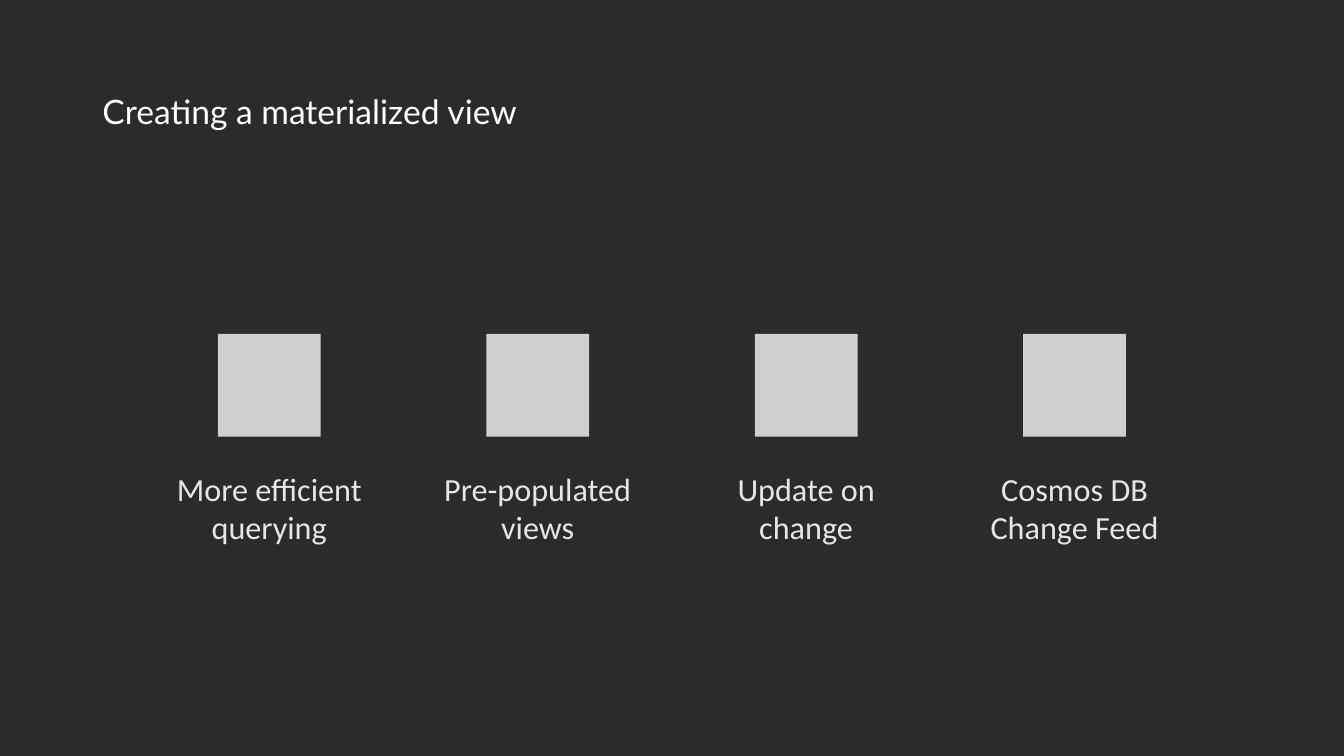
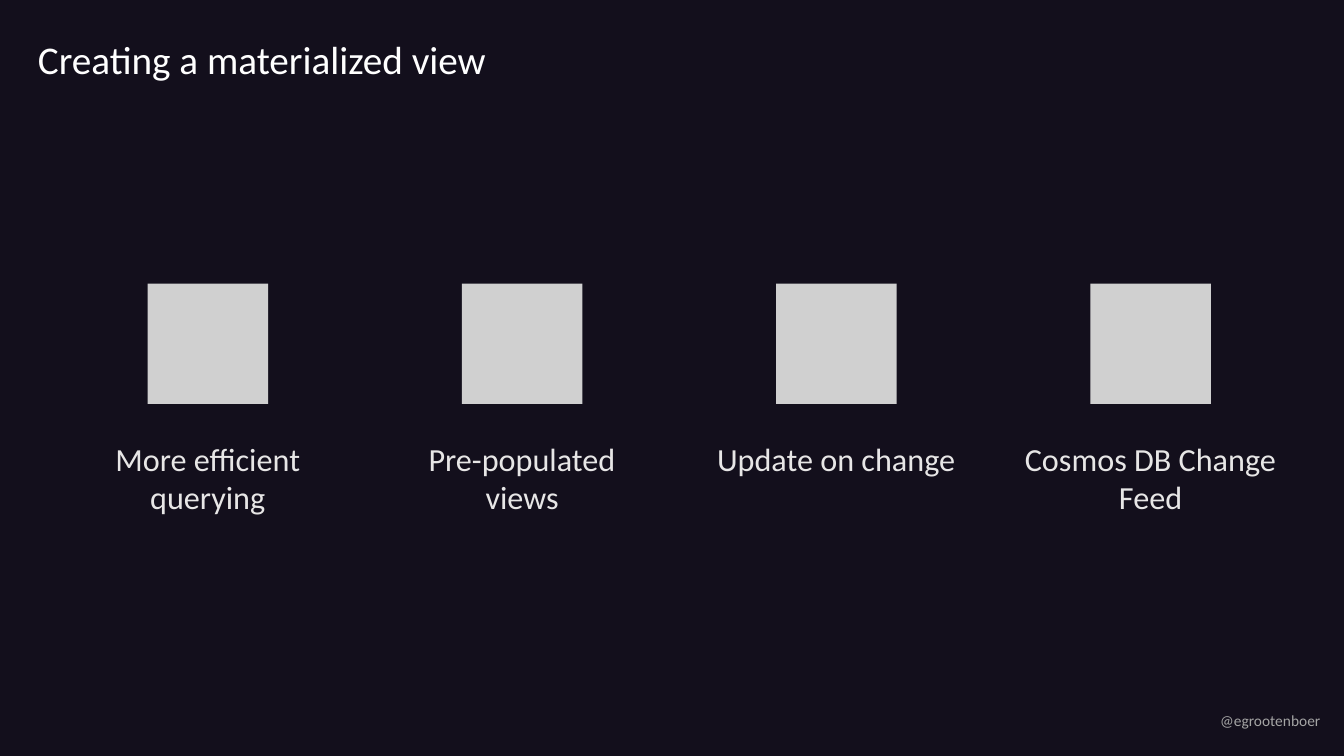
Before and after one commit to EldertGrootenboer/Implementing-an-Event-Sourcing-strategy-on-Azure, a slide deck: slide 19 of Implementing an Event Sourcing strategy on Azure.pptx (slide 18 before the commit). Drawn at 1344x756 pixels with LibreOffice and Linux fonts; fonts in the diff are those of the drawing; grey boxes stand for pictures; background and template pictures are left out; a plain dark background stands for a picture behind light text. Boxes give left, top, right and bottom in pixels: in the first picture for what was removed or moved away, otherwise in the second. Text is boxed around its words. In the diff, an @@ line names an element or a change of style, - is before the commit and + after.

```diff
--- a/Implementing an Event Sourcing strategy on Azure.pptx
+++ b/Implementing an Event Sourcing strategy on Azure.pptx
@@ background picture (left out) to #130F1C @@
@@ title "Creating a materialized view": place and size @@
-title "Creating a materialized view" at (102,99,516,130)
+title "Creating a materialized view" at (38,46,486,81)
@@ title "Creating a materialized view" at (38,46,486,81): size 24 to 28 pt, font Lato to Calibri @@
@@ picture added at (148,283,268,403) @@
@@ picture: place and size @@
-picture at (487,334,590,437)
+picture at (462,283,582,403)
@@ picture: place and size @@
-picture at (755,334,858,437)
+picture at (776,283,896,403)
@@ picture added at (1091,283,1211,403) @@
@@ picture removed at (218,334,321,437) @@
@@ picture removed at (1023,334,1126,437) @@
@@ text "More efficient querying": place and size @@
-text "More efficient querying" at (177,479,361,545)
+text "More efficient querying" at (115,449,300,515)
@@ text "Pre-populated views": place and size @@
-text "Pre-populated views" at (444,478,631,539)
+text "Pre-populated views" at (429,448,616,510)
@@ text "Update on change" rewrapped from (738,478,875,545) to (717,448,955,477) @@
@@ text "Cosmos DB Change Feed" rewrapped from (991,480,1158,545) to (1025,448,1276,509) @@
@@ text added at (1220,715,1320,729), 11 pt, text #A5A5A5 @@
+@egrootenboer
```
Also in this commit, not shown: 31 other slides changed, 1 slide added.
